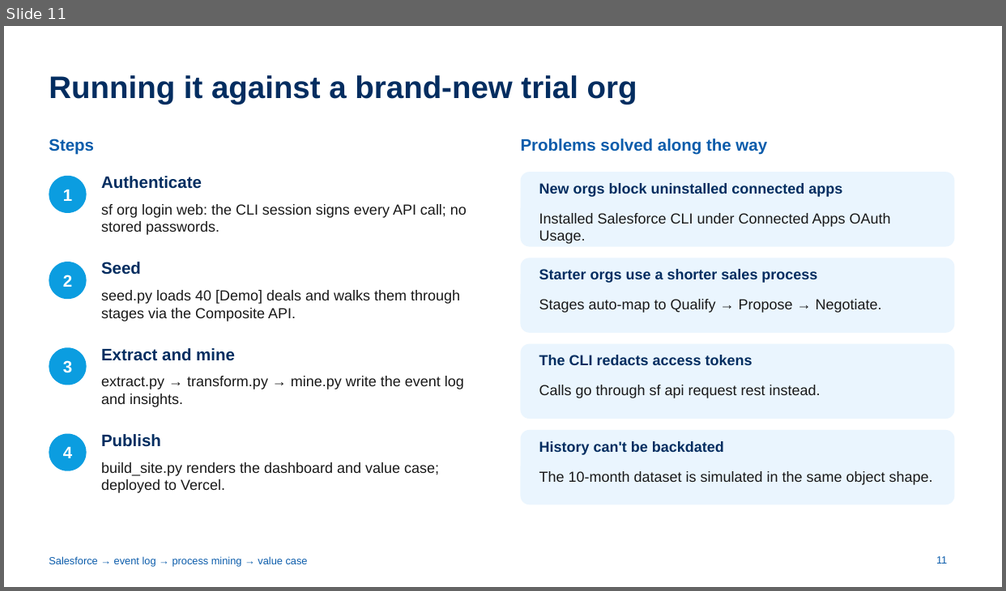
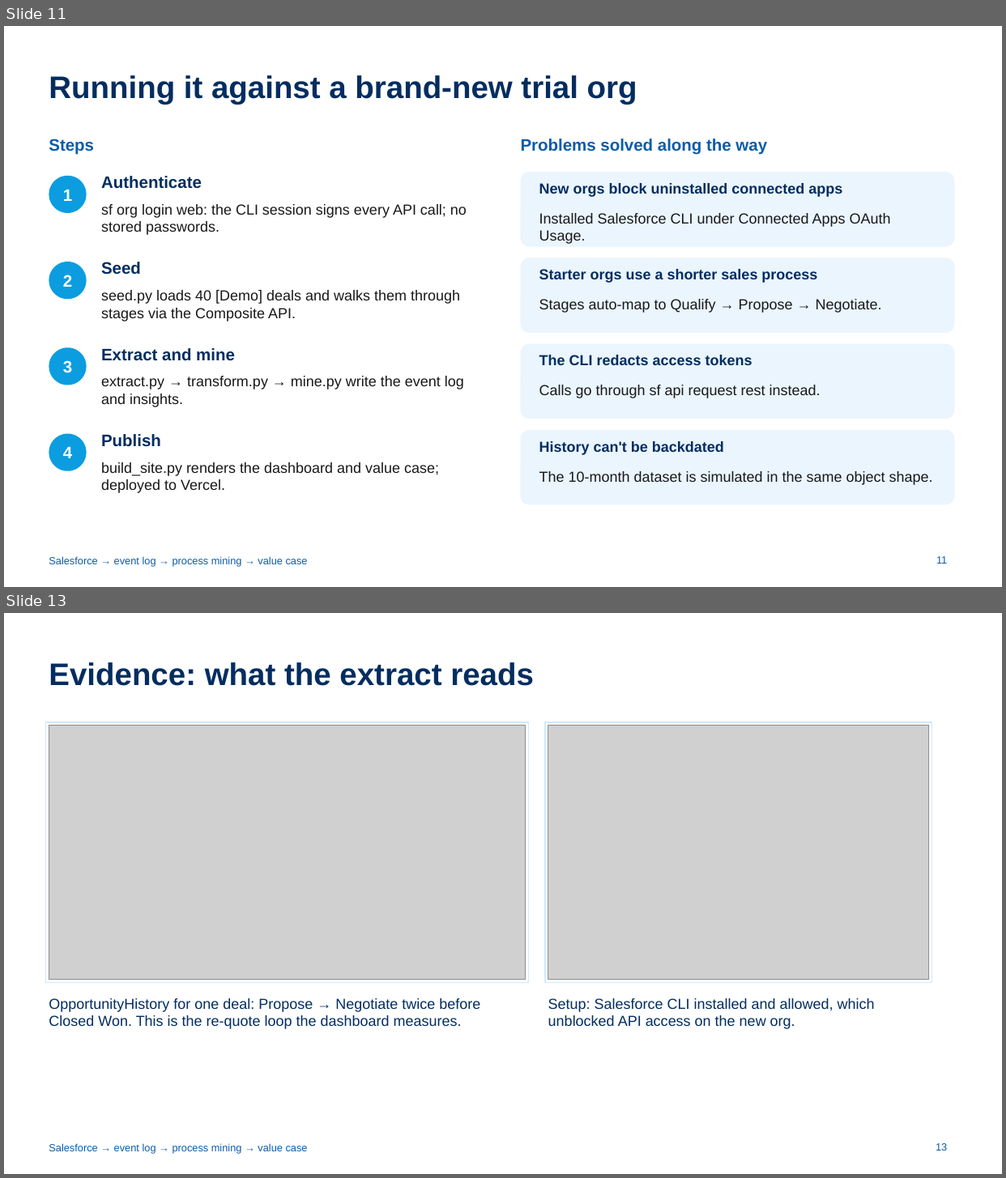
Before and after one commit to ch-lukas/salesforce-process-intelligence, a slide deck: deck/salesforce-process-intelligence.pptx. Shown one above the other, each under a label of ours: slide 11 before the commit, slides 11 and 13 after it; the slides between them are not shown. The pictures are 1006x591 and 1006x1178 pixels, drawn with LibreOffice and Linux fonts; fonts in the diff are those of the drawing; grey boxes stand for pictures. Boxes give left, top, right and bottom in pixels: in the first picture for what was removed or moved away, otherwise in the second. Text is boxed around its words. In the diff, an @@ line names an element or a change of style, - is before the commit and + after.

```diff
--- a/deck/salesforce-process-intelligence.pptx
+++ b/deck/salesforce-process-intelligence.pptx
@@ slide 13 added at (4, 613, 1002, 1174), background #FFFFFF; not listed: 1 template element that a slide beside it also shows @@
@@ title added at (49, 662, 534, 686), 30 pt, text #032D60, bold @@
+Evidence: what the extract reads
@@ rectangle added at (46, 722, 529, 983), fill #FFFFFF, outline #CFE9FE 1 pt @@
@@ picture added at (49, 726, 526, 980) @@
@@ rectangle added at (545, 722, 931, 983), fill #FFFFFF, outline #CFE9FE 1 pt @@
@@ picture added at (548, 726, 928, 980) @@
@@ text added at (49, 999, 480, 1029), 14 pt, text #032D60 @@
+OpportunityHistory for one deal: Propose → Negotiate twice before Closed Won. This is the re-quote loop the dashboard measures.
@@ text added at (548, 999, 875, 1029), 14 pt, text #032D60 @@
+Setup: Salesforce CLI installed and allowed, which unblocked API access on the new org.
@@ page number added at (936, 1144, 947, 1151), 10 pt, text #0B5CAB @@
+13
```
Also in this commit, not shown: 1 other slide added, 6 other files.
